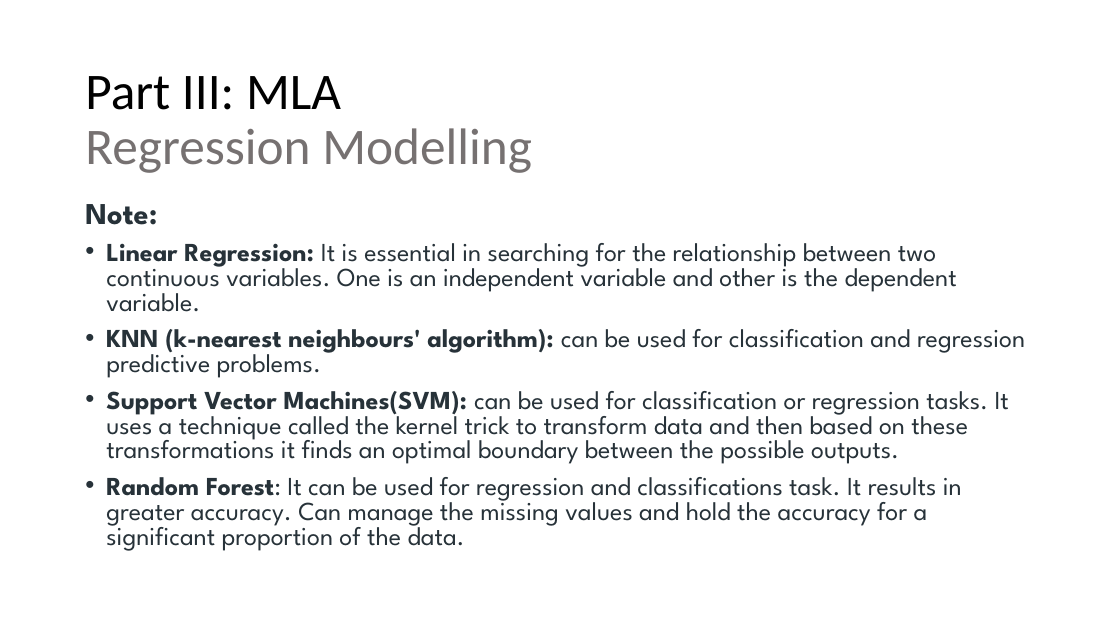
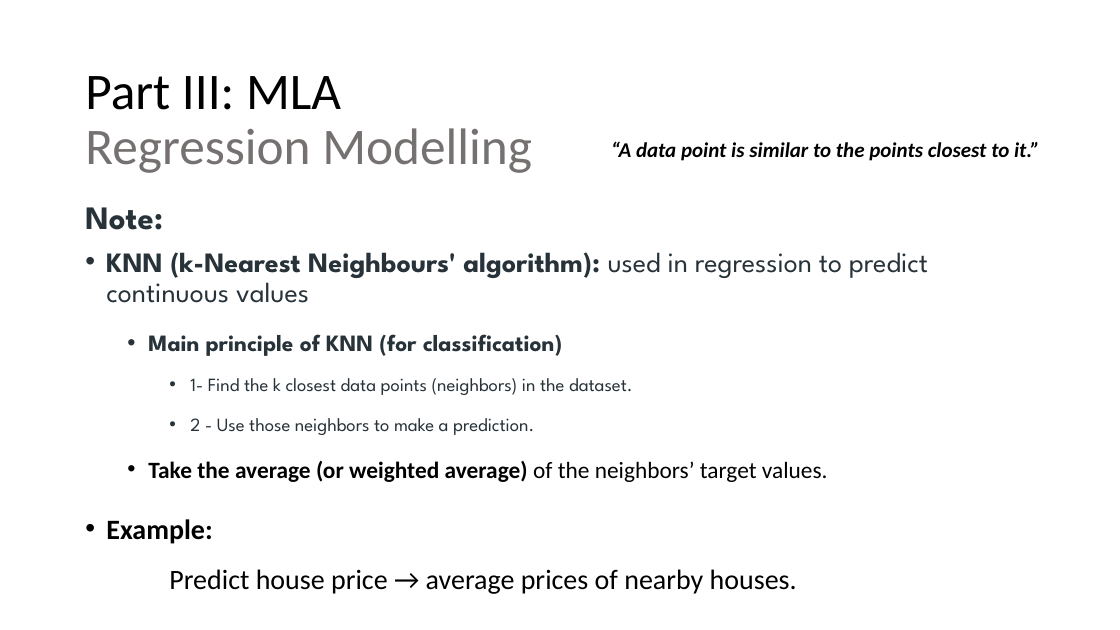
Before and after one commit to luferIPCA/MIA-MLA-25-26, a slide deck: slide 10 of Slides/5 - MIA - MLA -II - Regression.ppsx (slide 8 before the commit). Drawn at 1120x630 pixels with LibreOffice and Linux fonts; fonts in the diff are those of the drawing. Boxes give left, top, right and bottom in pixels: in the first picture for what was removed or moved away, otherwise in the second. Text is boxed around its words. In the diff, an @@ line names an element or a change of style, - is before the commit and + after.

```diff
--- a/Slides/5 - MIA - MLA -II - Regression.ppsx
+++ b/Slides/5 - MIA - MLA -II - Regression.ppsx
@@ text added at (611,141,1040,161), 18 pt, text #000000, bold, italic @@
+“A data point is similar to the points closest to it.”
@@ text at (85,207,163,230): size 25.9 to 28 pt in "Note:"; line spacing 0.8 to 0.9 @@
@@ text at (106,252,928,594): text changed; size 22.2 to 24 pt @@
-• Linear Regression: It is essential in searching for the relationship between two continuous variables. One is an independent variable and other is the dependent variable.
-• KNN (k-nearest neighbours' algorithm): can be used for classification and regression predictive problems.
-• Support Vector Machines(SVM): can be used for classification or regression tasks. It uses a technique called the kernel trick to transform data and then based on these transformations it finds an optimal boundary between the possible outputs.
-• Random Forest: It can be used for regression and classifications task. It results in greater accuracy. Can manage the missing values and hold the accuracy for a significant proportion of the data.
+• KNN (k-Nearest Neighbours' algorithm): used in regression to predict continuous values
+  • Main principle of KNN (for classification)
+    • 1- Find the k closest data points (neighbors) in the dataset.
+    • 2 - Use those neighbors to make a prediction.
+  • Take the average (or weighted average) of the neighbors’ target values.
+• Example:
+  Predict house price → average prices of nearby houses.
```
Also in this commit, not shown: 10 other slides changed, 7 slides added.
